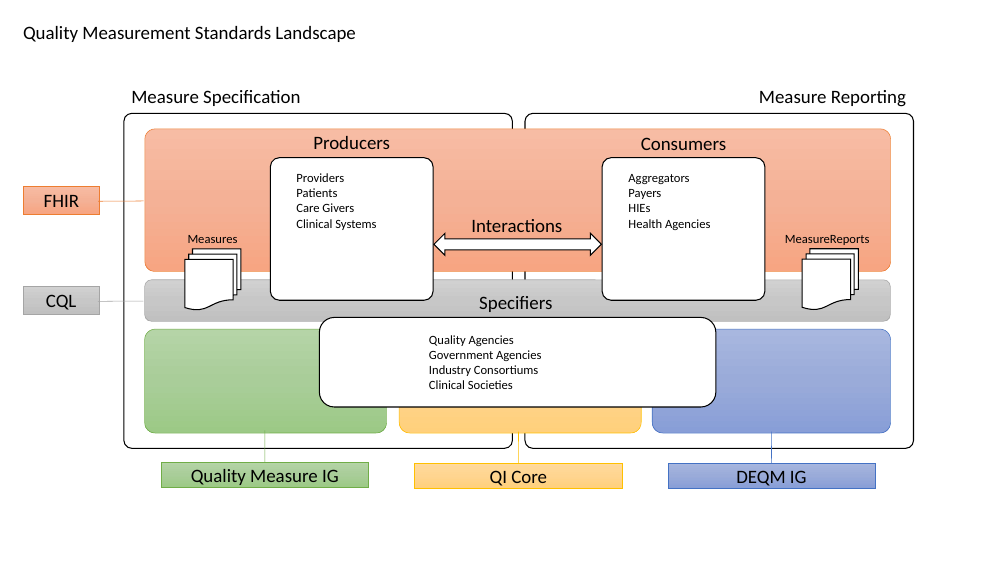
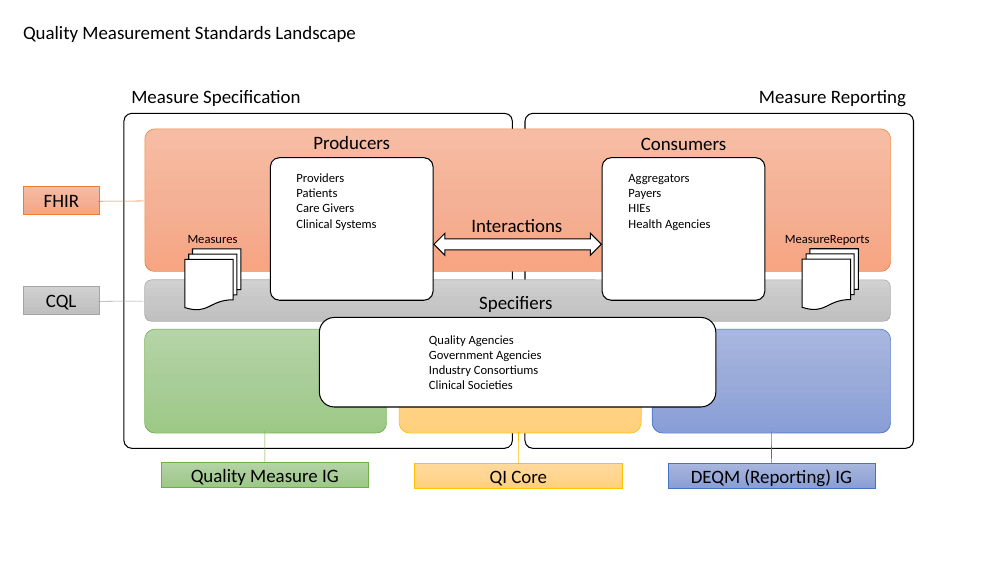
Before and after one commit to HL7/cqf-measures, a slide deck: slide 2 of diagrams/FHIR Measure IG Diagram.pptx. Drawn at 1008x567 pixels with LibreOffice and Linux fonts; fonts in the diff are those of the drawing. Boxes give left, top, right and bottom in pixels: in the first picture for what was removed or moved away, otherwise in the second. Text is boxed around its words. In the diff, an @@ line names an element or a change of style, - is before the commit and + after.

```diff
--- a/diagrams/FHIR Measure IG Diagram.pptx
+++ b/diagrams/FHIR Measure IG Diagram.pptx
@@ text in border callout at [691, 469, 852, 487]: text changed @@
-DEQM IG
+DEQM (Reporting) IG
```
Also in this commit, not shown: 2 other slides changed, 6 other files.
